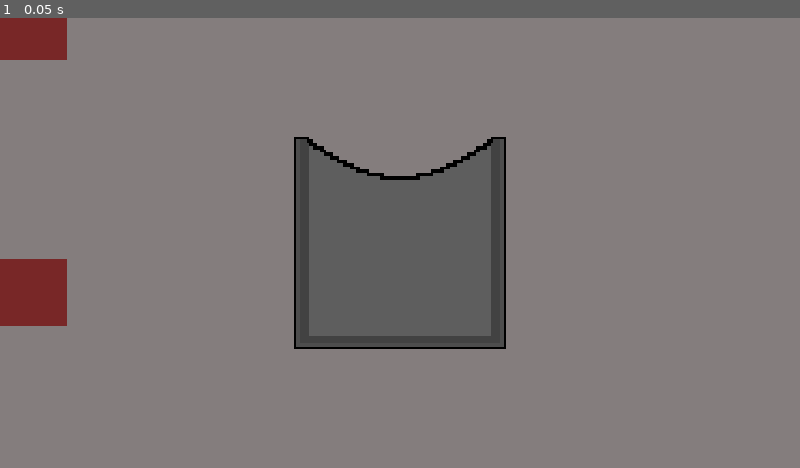
Above: before the commit, frame 1.
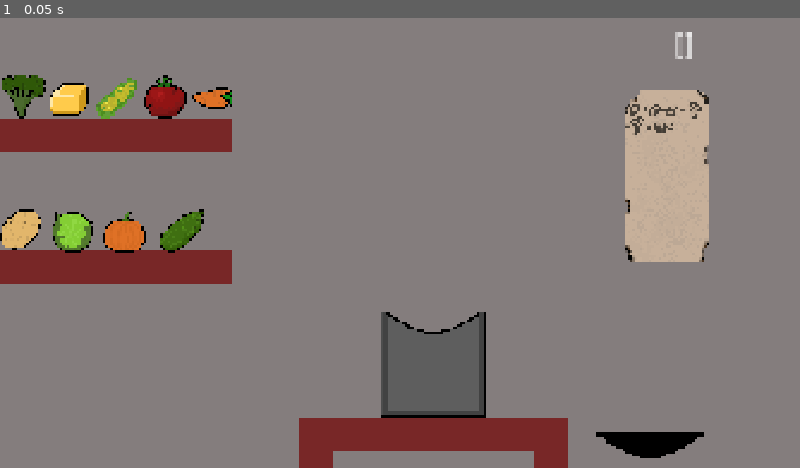
Above: after the commit, the same moment.

Repository: Olikli55/CookingGamePrototype
Game: Godot game, scene res://Scenes/level.tscn
Two runs of this game, one before a commit and one after it. Both use one fixed random seed, a clock stepped at 60 frames per second and the inputs below.
Inputs:
- Up to frame 1 (0.05 s): no input

The runs differ from the first frame. In frame 1, 28% of the frame differs, in the area x 0-89%, y 0-100%.

Commit message:
Recipe sheet added

Diff:
--- a/Scenes/level.tscn
+++ b/Scenes/level.tscn
@@ -13,26 +13,26 @@
 [ext_resource type="Resource" uid="uid://dpx0pj35r2p6f" path="res://Resources/Ingredients/Cabbage.tres" id="11_vofx3"]
 [ext_resource type="Resource" uid="uid://dqulpglpwh4v2" path="res://Resources/Ingredients/Pumpkin.tres" id="12_00k4y"]
 [ext_resource type="Resource" uid="uid://b86nv208ok6hj" path="res://Resources/Ingredients/Cucamber.tres" id="13_3a44l"]
+[ext_resource type="Texture2D" uid="uid://uvregtngpt00" path="res://Assets/RecipeSheet.png" id="14_c7le1"]
 [ext_resource type="Texture2D" uid="uid://dqxsoj1lcsi5w" path="res://Assets/Background.png" id="14_crh0w"]
 
 [node name="Level" type="Node2D" unique_id=1013886309]
 
 [node name="Pot" parent="." unique_id=733976009 node_paths=PackedStringArray("mealsObjects") instance=ExtResource("1_tumq0")]
+position = Vector2(20, 73)
 mealsObjects = NodePath("../Meals")
 
-[node name="AnimatedSprite2D" type="AnimatedSprite2D" parent="Pot" unique_id=2100955129]
-
 [node name="PotCover" parent="." unique_id=171613539 instance=ExtResource("2_k5f4k")]
-position = Vector2(5, -126)
+position = Vector2(150, 121)
 
 [node name="Camera2D" type="Camera2D" parent="." unique_id=1345546045]
 zoom = Vector2(4, 4)
 
 [node name="Label" type="Label" parent="." unique_id=822039537]
-offset_left = -229.0
-offset_top = -128.0
-offset_right = -157.0
-offset_bottom = -87.0
+offset_left = 165.0
+offset_top = -133.0
+offset_right = 237.0
+offset_bottom = -92.0
 script = ExtResource("4_81xng")
 
 [node name="Ingredients" type="Node2D" parent="." unique_id=922630110]
@@ -74,8 +74,13 @@
 ingredientResource = ExtResource("12_00k4y")
 
 [node name="IngredientsSpawn9" parent="SpawnPoints" unique_id=1069893660 instance=ExtResource("5_0f350")]
-position = Vector2(-133, -5)
+position = Vector2(-131, -7)
 ingredientResource = ExtResource("13_3a44l")
+
+[node name="RecipeSheet" type="Sprite2D" parent="SpawnPoints" unique_id=1393226749]
+position = Vector2(160, -40)
+scale = Vector2(0.8, 0.8)
+texture = ExtResource("14_c7le1")
 
 [node name="Background" type="Sprite2D" parent="." unique_id=1793184603]
 z_index = -6
--- a/Scripts/pot.gd
+++ b/Scripts/pot.gd
@@ -8,9 +8,9 @@
 
 
 
-
+#@todo the food coocks even when the pot is nor released !!!!!!!
 func _on_hitbox_pot_cover_snap_area_entered(area: Area2D) -> void:
-	if area.get_parent().get_groups().has("PotCover"):
+	if area.get_parent().get_groups().has("PotCover") and Input.is_action_pressed("Dragg") == false:
 		Global.potClosed.emit()
 		cook()
 
--- a/project.godot
+++ b/project.godot
@@ -26,7 +26,6 @@
 window/size/viewport_width=1920
 window/size/viewport_height=1080
 window/stretch/mode="canvas_items"
-window/stretch/scale=2.0
 
 [dotnet]
 
Binary file added: Assets/RecipeSheet.png
Not shown, added: Assets/RecipeSheet.png.import
